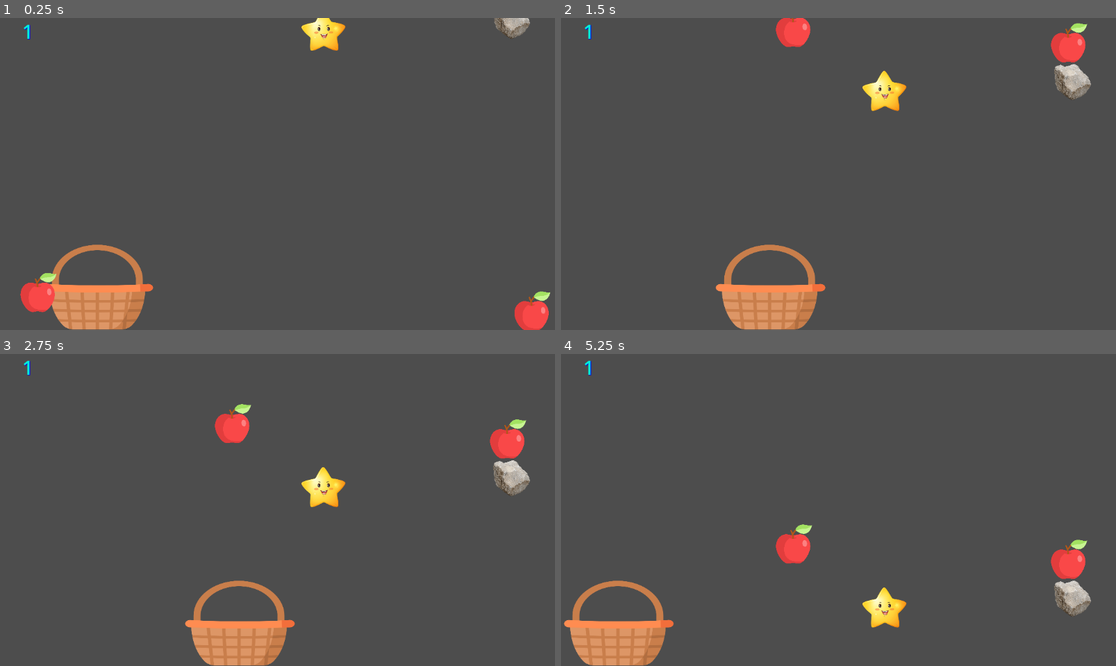
Above: before the commit, frames 1-4 (two rows, left to right).
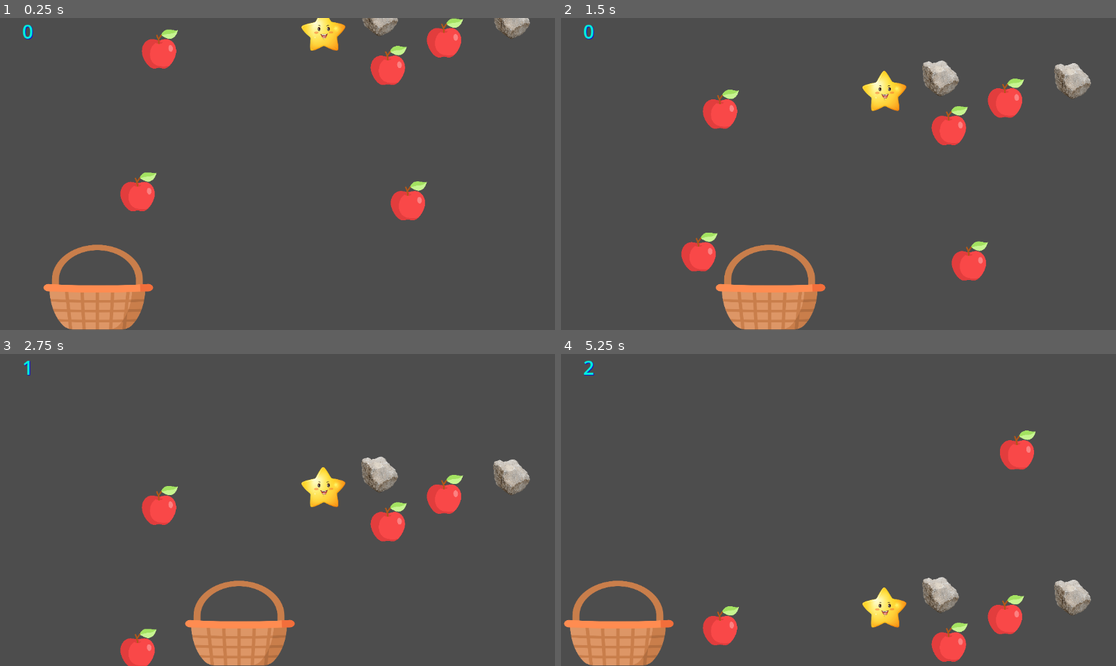
Above: after the commit, the same moments.

Repository: KhanakKRDS/apple_basket_2025
Game: Godot game, scene res://better_apples.tscn
The game is run twice, just before and just after one commit, with the same random seed, the same clock (stepped at 60 frames per second) and the same inputs.
Inputs:
- Up to frame 1 (0.25 s): no input
- Up to frame 2 (1.5 s): hold Right 0.53-1.28 s; hold Left from 1.28 s (still down)
- Up to frame 3 (2.75 s): release Left at 2.03 s; hold Right from 2.03 s (still down)
- Up to frame 4 (5.25 s): release Right at 3.53 s; hold Left from 3.53 s (still down)

The runs differ from the first frame. In frame 1, 4.3% of the frame differs, in the area x 3-100%, y 0-100%; in frame 2, 4.7%, in the area x 4-96%, y 0-85%; in frame 3, 4.1%; in frame 4, 4.2%.

Commit message:
changes
-organized
-working on: star appears in every 2 min

Diff:
--- a/apple-catcher/better_apple.gd
+++ b/apple-catcher/apple.gd
@@ -3,7 +3,7 @@
 var score_label: Label
 var min_x = 20 # position of apples
 var max_x = 1150 # position of apples
-var num_apples = 2 #number of apples visible on screen at a time
+var num_apples = 5 #number of apples visible on screen at a time
 var new_apples = [] # stores sll the new apples made
 
 func _ready_():
--- a/apple-catcher/better_apples.tscn
+++ b/apple-catcher/better_apples.tscn
@@ -1,13 +1,13 @@
 [gd_scene load_steps=13 format=3 uid="uid://e8rfwr6rihsm"]
 
-[ext_resource type="Script" uid="uid://yawfgwt04vwx" path="res://better_basket.gd" id="1_8q4iw"]
+[ext_resource type="Script" uid="uid://c3savlk0yywr4" path="res://apple.gd" id="1_82mcb"]
 [ext_resource type="Texture2D" uid="uid://qy5xgg6v3m20" path="res://wicker-basket.png" id="1_n6xs7"]
 [ext_resource type="Texture2D" uid="uid://bbkri0cend5g6" path="res://apple.png" id="2_8q4iw"]
 [ext_resource type="Script" uid="uid://k56alnf8dsom" path="res://star.gd" id="3_ba8uk"]
-[ext_resource type="Script" uid="uid://g2dj8qlwhgwc" path="res://better_apple.gd" id="3_glxhr"]
 [ext_resource type="Texture2D" uid="uid://u127ur3hfvbf" path="res://star.png" id="5_mscbv"]
 [ext_resource type="Script" uid="uid://b24ajl4rwcs7j" path="res://stone.gd" id="6_82mcb"]
 [ext_resource type="Texture2D" uid="uid://c7j3dc3f8yh4i" path="res://stone.png" id="6_vio3b"]
+[ext_resource type="Script" uid="uid://dxcks0p0ilrbb" path="res://basket.gd" id="7_ba8uk"]
 
 [sub_resource type="CircleShape2D" id="CircleShape2D_ba8uk"]
 radius = 403.39868
@@ -23,7 +23,6 @@
 height = 214.35492
 
 [node name="BetterApples" type="Node2D"]
-script = ExtResource("3_glxhr")
 
 [node name="score" type="Label" parent="."]
 offset_right = 115.0
@@ -37,6 +36,7 @@
 
 [node name="apple" type="CharacterBody2D" parent="."]
 position = Vector2(182, -62)
+script = ExtResource("1_82mcb")
 
 [node name="apple_image" type="Sprite2D" parent="apple"]
 position = Vector2(-2.49998, 5.50002)
@@ -80,7 +80,7 @@
 
 [node name="basket" type="Area2D" parent="."]
 position = Vector2(201, 555)
-script = ExtResource("1_8q4iw")
+script = ExtResource("7_ba8uk")
 
 [node name="basket_image" type="Sprite2D" parent="basket"]
 position = Vector2(3.12503, 3.87497)
@@ -92,4 +92,5 @@
 rotation = 1.5548762
 shape = SubResource("CapsuleShape2D_glxhr")
 
+[connection signal="timeout" from="star/Timer" to="star" method="_on_timer_timeout"]
 [connection signal="body_entered" from="basket" to="basket" method="_on_body_entered"]
--- a/apple-catcher/star.gd
+++ b/apple-catcher/star.gd
@@ -11,6 +11,8 @@
 
 func _ready():
 	_multiple_stars(num_stars)
+	timer.wait_time = 120
+	timer.start()
 	timer.timeout.connect(_on_timer_timeout)
 	power_up.visible = false # starts with false
 
@@ -55,9 +57,4 @@
 
 #visbility of the star(power up)
 func _on_timer_timeout() -> void:
-	if power_up.visible == true:
-		power_up.show()
-
-
-	else:
-		power_up.hide()
+	power_up.visible = true
--- a/apple-catcher/stone.gd
+++ b/apple-catcher/stone.gd
@@ -2,7 +2,7 @@
 
 var min_x = 0 # position of stones
 var max_x = 1152 # position of stones
-var num_stones = 1 #number of stones visible on screen at a time
+var num_stones = 3 #number of stones visible on screen at a time
 var new_stones = [] # stores sll the new stones made
 
 
Not shown, added: apple-catcher/apple.gd.uid
Renamed: apple-catcher/better_basket.gd -> apple-catcher/basket.gd
Not shown, added: apple-catcher/basket.gd.uid
Not shown, removed: apple-catcher/better_apple.gd.uid
Not shown, removed: apple-catcher/better_basket.gd.uid
